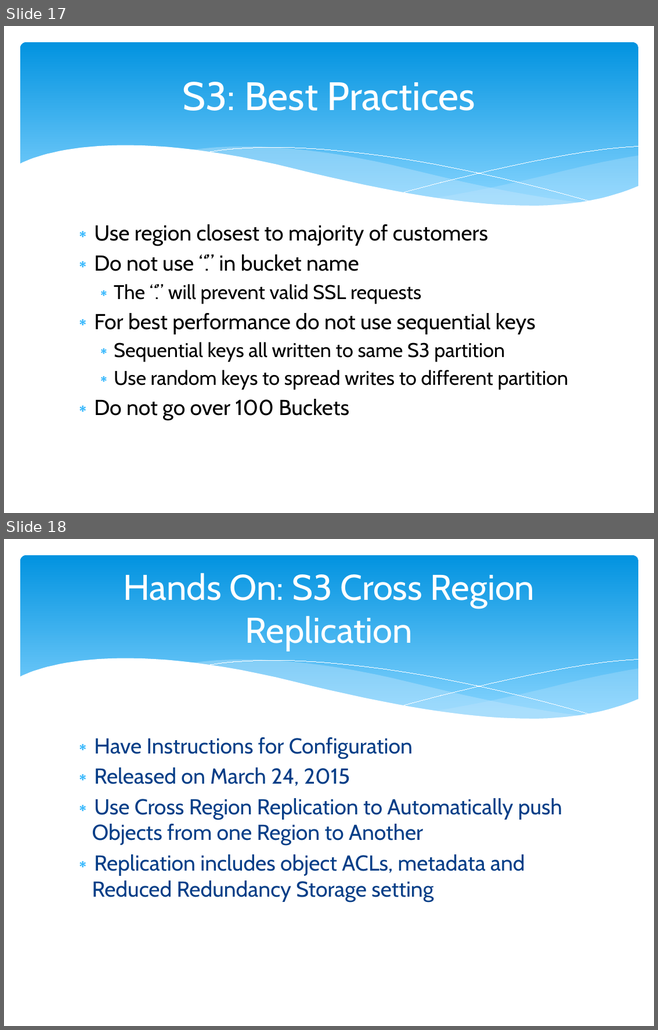
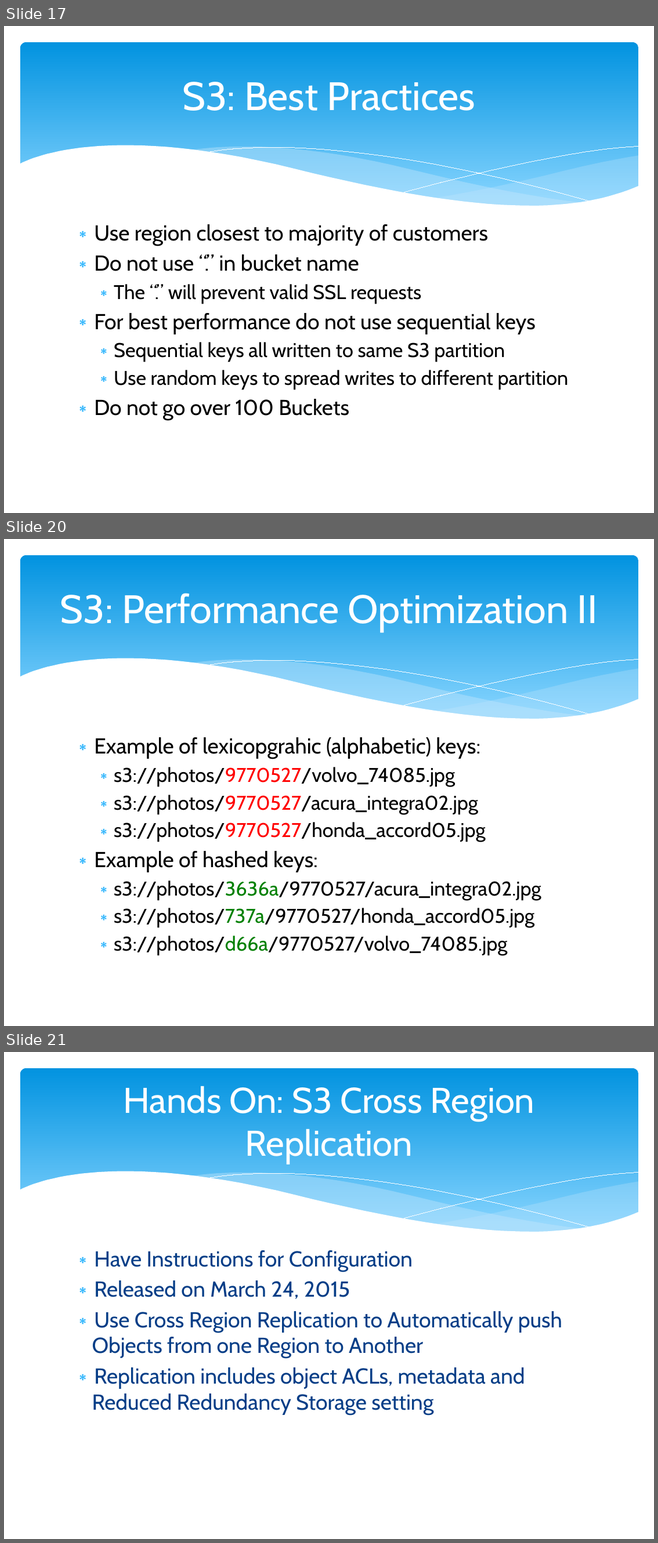
Before and after one commit to cloudavail/awstraining, a slide deck: aws-s3/aws-s3.pptx. Shown one above the other, each under a label of ours: slides 17 and 18 before the commit, slides 17, 20 and 21 after it; the slides between them are not shown. The pictures are 658x1030 and 658x1543 pixels, drawn with LibreOffice and Linux fonts; fonts in the diff are those of the drawing. Boxes give left, top, right and bottom in pixels: in the first picture for what was removed or moved away, otherwise in the second. Text is boxed around its words. In the diff, an @@ line names an element or a change of style, - is before the commit and + after.

Commit message:
adding S3 performance optimization

```diff
--- a/aws-s3/aws-s3.pptx
+++ b/aws-s3/aws-s3.pptx
@@ slide 20 added at [4,539,654,1026], background #FFFFFF; not listed: 6 template elements that a slide beside it also shows @@
@@ title added at [60,593,597,632], 44 pt, text #FFFFFF @@
+S3: Performance Optimization II
@@ text added at [94,737,541,956], 22 pt, text #000000 @@
+∗ Example of lexicopgrahic (alphabetic) keys:
+  ∗ s3://photos/9770527/volvo_74085.jpg
+  ∗ s3://photos/9770527/acura_integra02.jpg
+  ∗ s3://photos/9770527/honda_accord05.jpg
+∗ Example of hashed keys:
+  ∗ s3://photos/3636a/9770527/acura_integra02.jpg
+  ∗ s3://photos/737a/9770527/honda_accord05.jpg
+  ∗ s3://photos/d66a/9770527/volvo_74085.jpg
@@ what was slide 18 is now slide 21 @@
```
Also in this commit, not shown: 3 other slides added.
